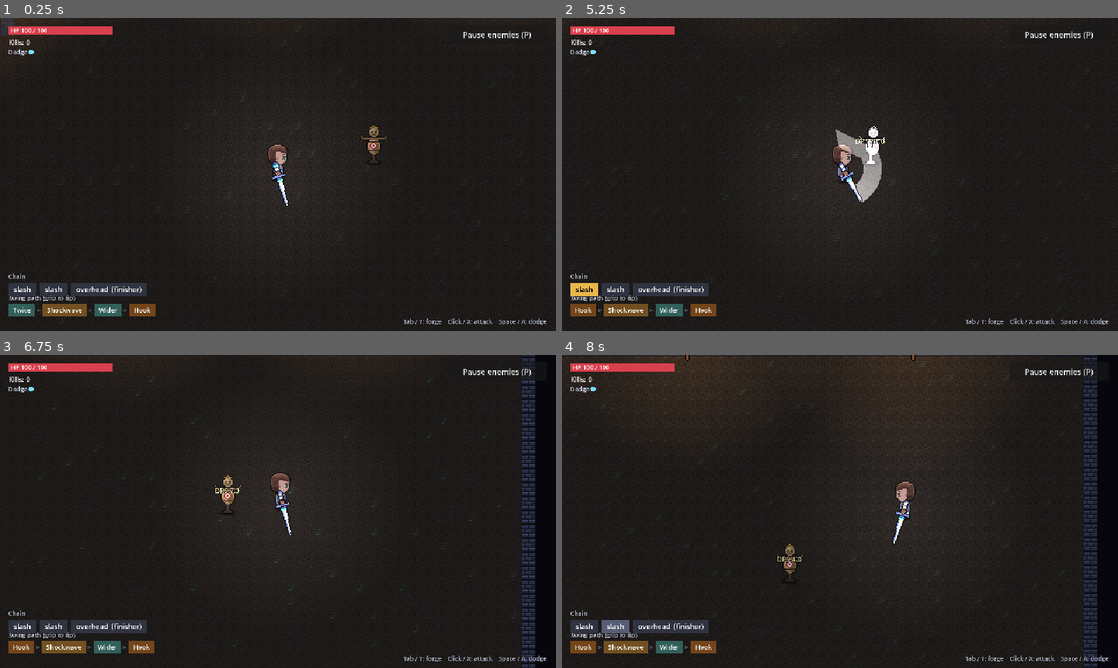
Above: before the commit, frames 1-4 (two rows, left to right).
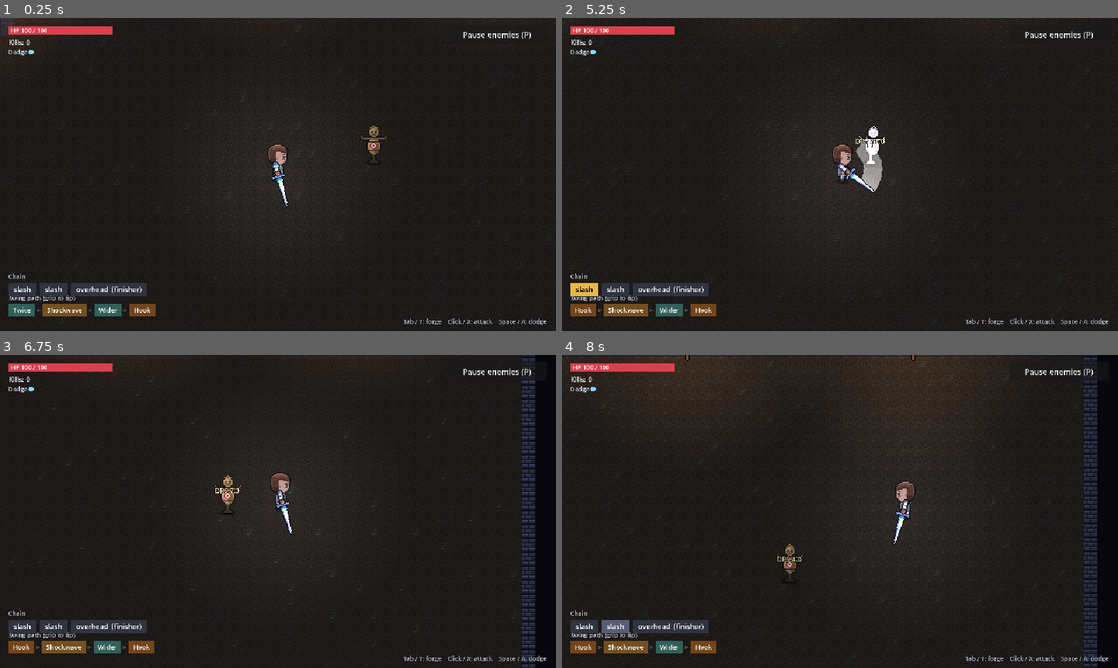
Above: after the commit, the same moments.

Repository: Durrannus/Modular-weapon-prototype
Game: Godot game, scene res://scenes/main.tscn
Two runs of this game, one before a commit and one after it. Both use one fixed random seed, a clock stepped at 60 frames per second and the inputs below.
Inputs (mouse positions are in pixels of both pictures, inside the frame that each line leads up to):
- Up to frame 1 (0.25 s): no input
- Up to frame 2 (5.25 s): tap Enter (menu_place) at 0.5, 3.5 s; move the mouse to (962, 158) at 0.52 s; hold D (move_right) 0.53-1.28 s; click (962, 158) at 0.6 s; move the mouse to (728, 190) at 1.27 s; hold Escape (menu_back) 1.28-2.03 s; tap Tab (build) at 1.35 s; tap Space (dash) at 2, 2.1, 4.25 s; move the mouse to (895, 105) at 2.02 s; hold D (move_right) 2.03-2.78 s; move the mouse to (812, 237) at 2.77 s; hold W (move_up) 2.78-3.53 s; tap P (toggle_spawning) at 2.85 s; click (812, 237) at 2.92 s; move the mouse to (1006, 221) at 3.52 s; hold A (move_left) 3.53-5.03 s; tap Shift at 3.6 s; move the mouse to (673, 127) at 4.27 s; tap Backspace at 4.35 s; move the mouse to (867, 174) at 5.02 s; hold Escape (menu_back) from 5.03 s (still down); tap 1 at 5.1 s; click (867, 174) at 5.17 s
- Up to frame 3 (6.75 s): move the mouse to (194, 433) at 5.77 s; release Escape (menu_back) at 5.78 s; hold D (move_right) 5.78-6.53 s; tap 2 at 5.85 s; move the mouse to (400, 495) at 6.52 s; hold W (move_up) from 6.53 s (still down); tap T at 6.6 s
- Up to frame 4 (8 s): move the mouse to (728, 527) at 7.27 s; release W (move_up) at 7.28 s; hold D (move_right) from 7.28 s (still down); click (728, 527) at 7.35 s

The runs differ from the first frame. In frame 1, less than 0.1% of the frame differs, in the area x 48-52%, y 46-60%; in frame 2, 0.5%, in the area x 49-58%, y 35-60%; in frame 3, less than 0.1%; in frame 4, less than 0.1%.

Commit message:
Less rotation: shorter swing arcs in front, snap back to rest and on turning
Co-Authored-By: Claude Opus 5.5 <noreply@anthropic.com>
Claude-Session: https://claude.ai/code/session_01PcDKVkPofzbtLy82C9TbQ8

Diff:
--- a/scripts/player.gd
+++ b/scripts/player.gd
@@ -804,8 +804,8 @@
 ## The swing curve for each move, as angles relative to the swing direction.
 ## [start, end, arm at start, arm at end]. Slashes are mirrored on every other step.
 const SWING_CURVES := {
-	"slash": [-1.75, 1.5, 12.0, 16.0],
-	"overhead": [-2.7, 0.6, 8.0, 18.0],
+	"slash": [-0.9, 0.9, 13.0, 16.0],
+	"overhead": [-1.4, 0.45, 10.0, 18.0],
 	"stab": [0.0, 0.0, 4.0, 26.0],
 	"lunge": [0.0, 0.0, 4.0, 26.0],
 	"spin": [0.0, TAU, 14.0, 14.0],
@@ -886,10 +886,10 @@
 			# Wind up: crouch into it.
 			squash = squash.lerp(Vector2(1.1, 0.9) if anim_move == "overhead" else Vector2(1.04, 0.96), 1.0 - exp(-30.0 * delta))
 	else:
+		# Back at rest: snap to the side, no spinning round (on turning too).
 		var r := _rest_pose()
-		var k := 1.0 - exp(-14.0 * delta)
-		pose_angle = lerp_angle(pose_angle, r[0], k)
-		pose_hand = pose_hand.lerp(r[1], k)
+		pose_angle = r[0]
+		pose_hand = r[1]
 		lean = lerpf(lean, 0.0, 1.0 - exp(-12.0 * delta))
 	squash = squash.lerp(Vector2.ONE, 1.0 - exp(-12.0 * delta))
 	while not trail.is_empty() and game_time - float(trail[0][2]) > 0.12:
